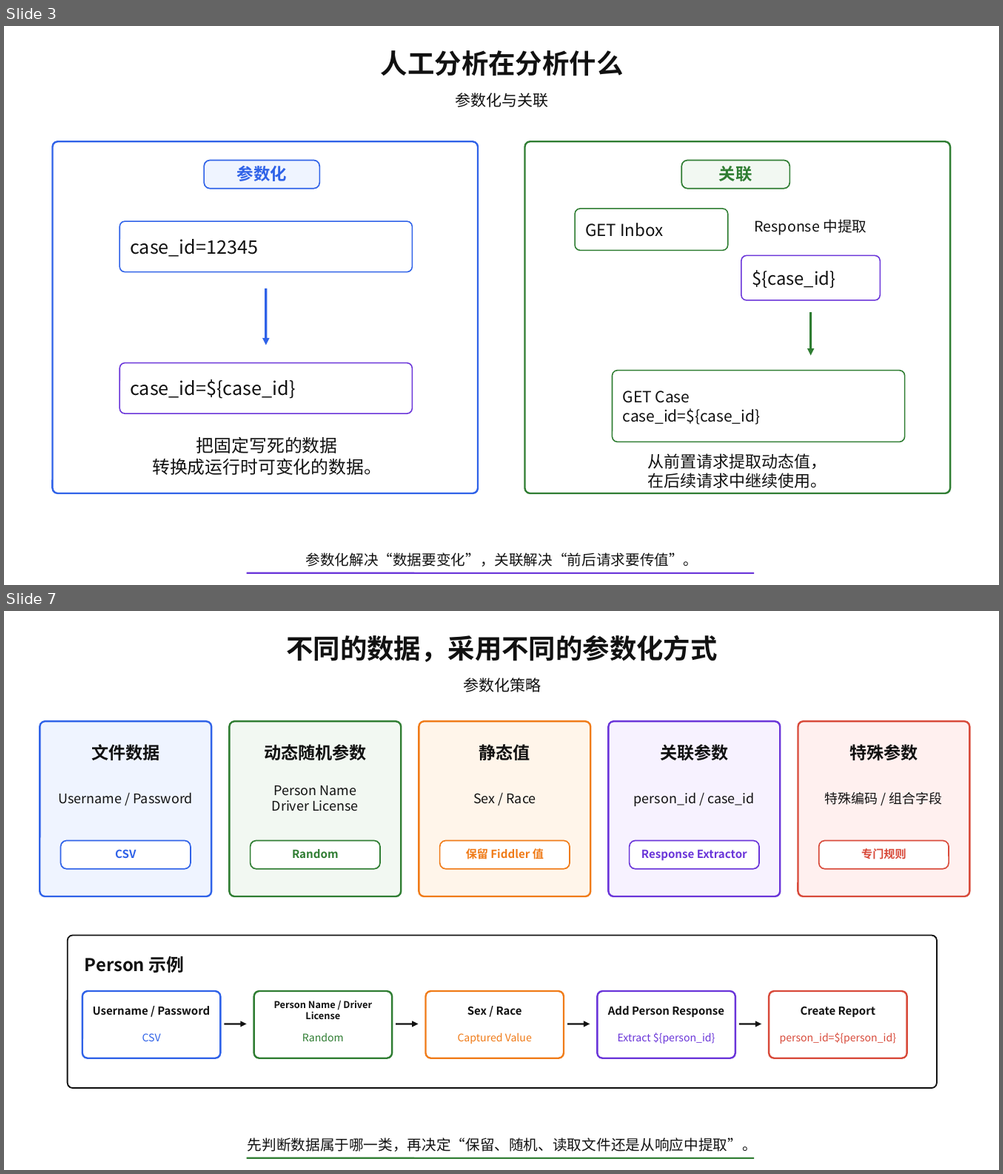
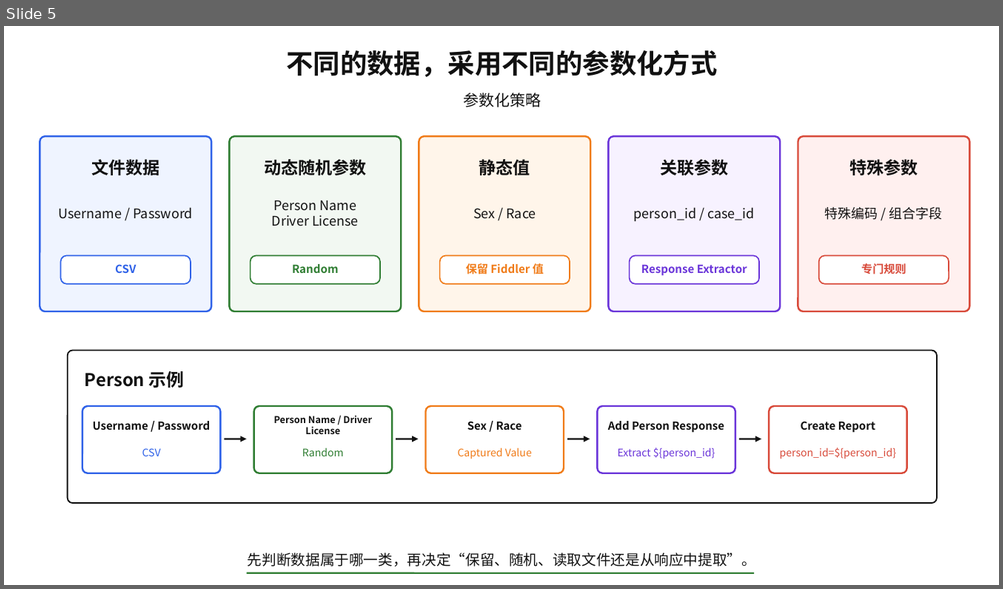
Before and after one commit to yaoxue0911/Performance, a slide deck: AI Jmeter SKILL 培训/jmeter-loader-skills_按要求更新版.pptx. Shown one above the other, each under a label of ours: slides 3 and 7 before the commit, slide 5 after it; the slides between them are not shown. The pictures are 1003x1174 and 1003x589 pixels, drawn with LibreOffice and Linux fonts; fonts in the diff are those of the drawing. Boxes give left, top, right and bottom in pixels: in the first picture for what was removed or moved away, otherwise in the second. Text is boxed around its words. In the diff, an @@ line names an element or a change of style, - is before the commit and + after.

```diff
--- a/AI Jmeter SKILL 培训/jmeter-loader-skills_按要求更新版.pptx
+++ b/AI Jmeter SKILL 培训/jmeter-loader-skills_按要求更新版.pptx
@@ slide 3 removed at bbox=[4, 26, 999, 585], background #FFFFFF @@
@@ text removed at bbox=[381, 50, 623, 76] @@
-人工分析在分析什么
@@ text removed at bbox=[455, 93, 549, 107] @@
-参数化与关联
@@ rounded rectangle removed at bbox=[53, 141, 478, 494] @@
@@ rounded rectangle removed at bbox=[525, 141, 950, 494] @@
@@ rounded rectangle removed at bbox=[204, 160, 319, 189] @@
@@ text removed at bbox=[237, 166, 287, 181] @@
-参数化
@@ rounded rectangle removed at bbox=[681, 160, 790, 189] @@
@@ text removed at bbox=[719, 166, 752, 181] @@
-关联
@@ rounded rectangle removed at bbox=[119, 221, 412, 272] @@
@@ rounded rectangle removed at bbox=[575, 209, 728, 250] @@
@@ text removed at bbox=[585, 223, 663, 237] @@
-GET Inbox
@@ text removed at bbox=[754, 219, 867, 235] @@
-Response 中提取
@@ text removed at bbox=[130, 239, 258, 257] @@
-case_id=12345
@@ rounded rectangle removed at bbox=[741, 256, 880, 301] @@
@@ arrow removed from (266, 289) to (266, 346) @@
@@ text removed at bbox=[751, 270, 836, 288] @@
-${case_id}
@@ arrow removed from (811, 312) to (811, 356) @@
@@ rounded rectangle removed at bbox=[119, 363, 412, 414] @@
@@ text removed at bbox=[130, 380, 295, 399] @@
-case_id=${case_id}
@@ rounded rectangle removed at bbox=[612, 371, 905, 443] @@
@@ text removed at bbox=[623, 391, 760, 425] @@
-GET Case
-case_id=${case_id}
@@ text removed at bbox=[152, 437, 381, 475] @@
-把固定写死的数据
-转换成运行时可变化的数据。
@@ text removed at bbox=[647, 454, 826, 488] @@
-从前置请求提取动态值，
-在后续请求中继续使用。
@@ text removed at bbox=[305, 553, 697, 567] @@
-参数化解决“数据要变化”，关联解决“前后请求要传值”。
@@ line removed from (247, 574) to (754, 574) @@
@@ what was slide 7 is now slide 5 @@
```
Also in this commit, not shown: 4 slides changed, 1 other slide removed, 2 other files.
